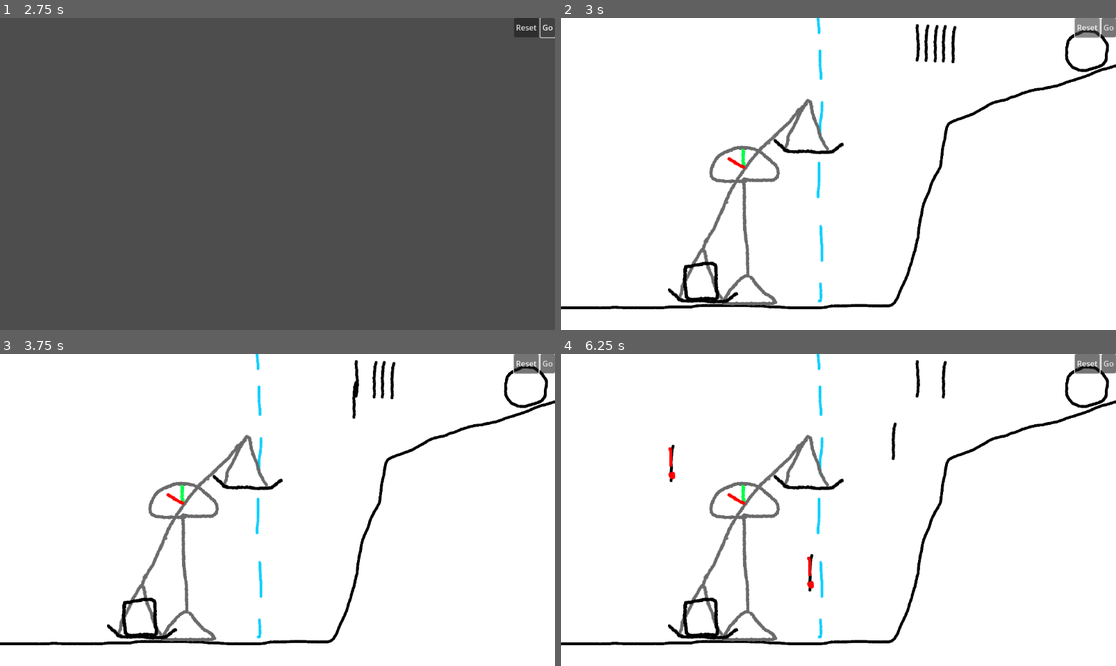
Above: before the commit, frames 1-4 (two rows, left to right).
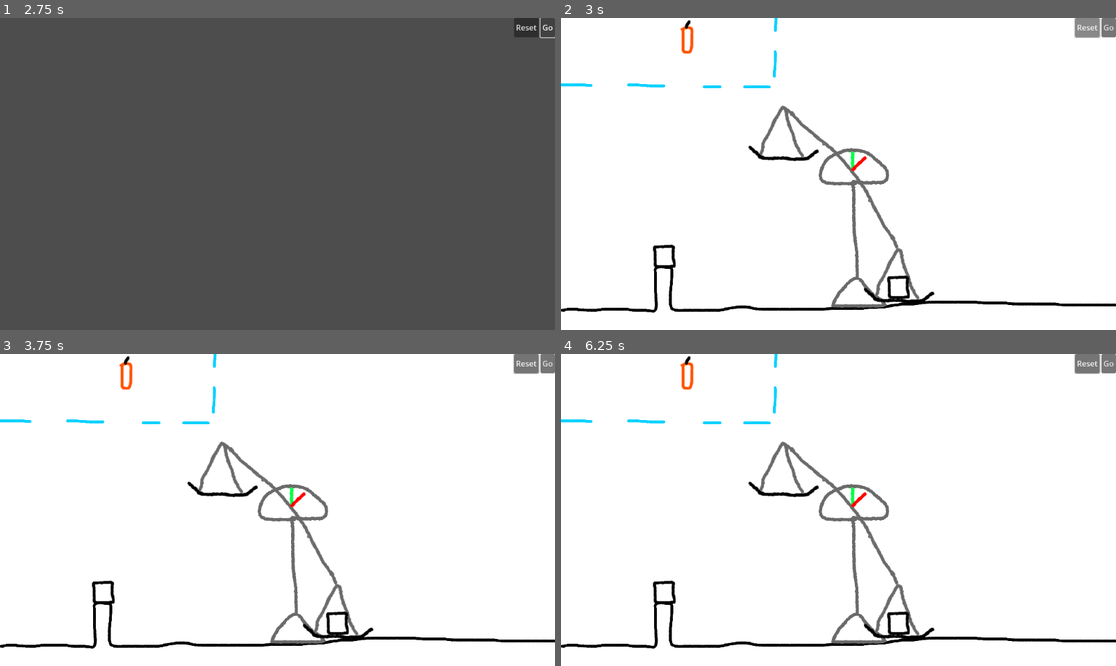
Above: after the commit, the same moments.

Repository: lzxh7/balanced
Game: Godot game, scene res://scenes/main.tscn
Two runs of this game, one before a commit and one after it. Both use one fixed random seed, a clock stepped at 60 frames per second and the inputs below.
Inputs (mouse positions are in pixels of both pictures, inside the frame that each line leads up to):
- Up to frame 1 (2.75 s): click "Go" at 0.5 s; click "Go" at 1.25 s; click "Go" at 2 s
- Up to frame 2 (3 s): click "Reset" at 2.75 s
- Up to frame 3 (3.75 s): drag from (366, 378) to (333, 441) at 3.52 s
- Up to frame 4 (6.25 s): drag from (938, 378) to (810, 572) at 4.27 s; move the mouse to (943, 378) at 5.02 s; hold Right mouse button (rotate) 5.03-5.75 s; click (943, 378) at 5.3 s; drag from (955, 378) to (672, 463) at 5.77 s

Frame 1 is identical in both runs. In frame 2, 7.9% of the frame differs, in the area x 0-100%, y 0-95%; in frame 3, 7.9%; in frame 4, 8.0%.
Error in both runs: Invalid access to property or key 'can_start' on a base object of type 'Nil'. (res://scripts/main.gd:22)

Commit message:
added a dynamite stick and a level introducing it

Diff:
--- /dev/null
+++ b/scenes/explosive.tscn
@@ -0,0 +1,50 @@
+[gd_scene load_steps=9 format=3 uid="uid://bkuxl7voktcvf"]
+
+[ext_resource type="Script" path="res://scripts/explosive.gd" id="1_6kk0j"]
+[ext_resource type="Texture2D" uid="uid://blg77ottyqxnm" path="res://textures/explosion_particle.png" id="2_cxrj8"]
+
+[sub_resource type="CircleShape2D" id="CircleShape2D_osktv"]
+
+[sub_resource type="Gradient" id="Gradient_kjpij"]
+offsets = PackedFloat32Array(0, 0.135802, 0.383784, 0.7, 0.751351, 1)
+colors = PackedColorArray(1, 1, 1, 1, 0.95, 1, 0, 1, 0.979686, 0.406277, 0, 1, 1, 0, 0, 1, 1, 0, 0, 0, 1, 0, 0, 0)
+
+[sub_resource type="GradientTexture1D" id="GradientTexture1D_qbfbb"]
+gradient = SubResource("Gradient_kjpij")
+
+[sub_resource type="Curve" id="Curve_74jyd"]
+max_value = 100.0
+_data = [Vector2(0, 0), 0.0, 19.6328, 0, 0, Vector2(0.339152, 28.4211), 153.493, 153.493, 0, 0, Vector2(0.511222, 89.4737), 41.181, 41.181, 0, 0, Vector2(1, 100), 0.0, 0.0, 0, 0]
+point_count = 4
+
+[sub_resource type="CurveTexture" id="CurveTexture_jep6y"]
+curve = SubResource("Curve_74jyd")
+
+[sub_resource type="ParticleProcessMaterial" id="ParticleProcessMaterial_gd6td"]
+particle_flag_disable_z = true
+spread = 180.0
+gravity = Vector3(0, 98, 0)
+initial_velocity_min = 734.46
+initial_velocity_max = 1000.0
+orbit_velocity_min = 0.0
+orbit_velocity_max = 0.0
+damping_min = 71.226
+damping_max = 77.359
+damping_curve = SubResource("CurveTexture_jep6y")
+angle_max = 720.0
+color_ramp = SubResource("GradientTexture1D_qbfbb")
+
+[node name="Explosive" type="Area2D"]
+script = ExtResource("1_6kk0j")
+
+[node name="CollisionShape2D" type="CollisionShape2D" parent="."]
+shape = SubResource("CircleShape2D_osktv")
+
+[node name="GPUParticles2D" type="GPUParticles2D" parent="."]
+emitting = false
+amount = 96
+process_material = SubResource("ParticleProcessMaterial_gd6td")
+texture = ExtResource("2_cxrj8")
+lifetime = 0.33
+one_shot = true
+explosiveness = 0.75
--- a/scenes/levels/level_6.tscn
+++ b/scenes/levels/level_6.tscn
@@ -24,7 +24,6 @@
 [node name="Stick2" parent="." index="6" instance=ExtResource("2_06ji5")]
 position = Vector2(759, 52)
 rotation = -1.48796
-scale = Vector2(1, 1)
 max_contacts_reported = 5
 contact_monitor = true
 
@@ -38,7 +37,6 @@
 [node name="Stick3" parent="." index="7" instance=ExtResource("2_06ji5")]
 position = Vector2(778, 53)
 rotation = -1.48796
-scale = Vector2(1, 1)
 max_contacts_reported = 5
 contact_monitor = true
 
@@ -52,7 +50,6 @@
 [node name="Stick4" parent="." index="8" instance=ExtResource("2_06ji5")]
 position = Vector2(795, 53)
 rotation = -1.48796
-scale = Vector2(1, 1)
 max_contacts_reported = 5
 contact_monitor = true
 
@@ -66,7 +63,6 @@
 [node name="Stick5" parent="." index="9" instance=ExtResource("2_06ji5")]
 position = Vector2(815, 55)
 rotation = -1.48796
-scale = Vector2(1, 1)
 max_contacts_reported = 5
 contact_monitor = true
 
--- /dev/null
+++ b/scenes/levels/level_7.tscn
@@ -0,0 +1,47 @@
+[gd_scene load_steps=7 format=3 uid="uid://llivulonyhm6"]
+
+[ext_resource type="PackedScene" uid="uid://e6k73407y8gg" path="res://scenes/base_level.tscn" id="1_witsf"]
+[ext_resource type="PackedScene" uid="uid://wvgl1o7alnl" path="res://scenes/physics_objects/dynamite_stick.tscn" id="2_8amit"]
+[ext_resource type="Texture2D" uid="uid://bmr1o0kgs4v1y" path="res://textures/level_7_background.png" id="2_tq8hy"]
+[ext_resource type="PackedScene" uid="uid://bkuxl7voktcvf" path="res://scenes/explosive.tscn" id="3_xucv4"]
+[ext_resource type="Script" path="res://scripts/draggable.gd" id="4_ctx8d"]
+[ext_resource type="PackedScene" uid="uid://bynkebya44ssj" path="res://scenes/physics_objects/small_box.tscn" id="5_a2xe3"]
+
+[node name="Level" instance=ExtResource("1_witsf")]
+
+[node name="Background" parent="." index="0"]
+texture = ExtResource("2_tq8hy")
+
+[node name="CollisionPolygon2D" parent="Ground" index="0"]
+polygon = PackedVector2Array(-4, 645, 193, 648, 198, 557, 228, 557, 228, 634, 234, 645, 332, 646, 368, 639, 388, 640, 417, 644, 545, 643, 671, 640, 710, 634, 742, 631, 770, 629, 863, 627, 881, 632, 927, 631, 941, 633, 1022, 632, 1041, 635, 1158, 634, 1159, 697, -2, 698)
+
+[node name="CollisionPolygon2D" parent="NotDraggableArea" index="0"]
+polygon = PackedVector2Array(-27, 141, 442, 145, 448, -9, 1167, -9, 1172, 680, -41, 683)
+
+[node name="Scale" parent="." index="3"]
+position = Vector2(606, 433)
+
+[node name="Pivot" parent="Scale" index="1"]
+rotation = 0.889725
+
+[node name="Pan1" parent="Scale/Pivot" index="1"]
+rotation = -0.889725
+
+[node name="Pan2" parent="Scale/Pivot" index="2"]
+rotation = -0.889725
+
+[node name="SmallBox2" parent="." index="4" instance=ExtResource("5_a2xe3")]
+position = Vector2(701, 559)
+
+[node name="DynamiteStick" parent="." index="5" instance=ExtResource("2_8amit")]
+position = Vector2(262, 40)
+freeze = true
+
+[node name="Draggable" type="Node" parent="DynamiteStick" index="2" node_paths=PackedStringArray("not_draggable_area")]
+script = ExtResource("4_ctx8d")
+not_draggable_area = NodePath("../../NotDraggableArea")
+
+[node name="Explosive" parent="DynamiteStick" index="3" instance=ExtResource("3_xucv4")]
+
+[node name="SmallBox" parent="." index="6" instance=ExtResource("5_a2xe3")]
+position = Vector2(215, 495)
--- a/scenes/main.tscn
+++ b/scenes/main.tscn
@@ -1,12 +1,12 @@
 [gd_scene load_steps=4 format=3 uid="uid://du8c2bhc3nl8"]
 
 [ext_resource type="Script" path="res://scripts/main.gd" id="1_0cdf3"]
-[ext_resource type="PackedScene" uid="uid://bdi15xaic7ynh" path="res://scenes/levels/level_6.tscn" id="2_3omy2"]
+[ext_resource type="PackedScene" uid="uid://llivulonyhm6" path="res://scenes/levels/level_7.tscn" id="2_asyaj"]
 [ext_resource type="Script" path="res://scripts/ui.gd" id="2_di1ye"]
 
 [node name="Main" type="Node"]
 script = ExtResource("1_0cdf3")
-levels = Array[PackedScene]([ExtResource("2_3omy2")])
+levels = Array[PackedScene]([ExtResource("2_asyaj")])
 
 [node name="UI" type="CanvasLayer" parent="."]
 script = ExtResource("2_di1ye")
--- /dev/null
+++ b/scenes/physics_objects/dynamite_stick.tscn
@@ -0,0 +1,16 @@
+[gd_scene load_steps=3 format=3 uid="uid://wvgl1o7alnl"]
+
+[ext_resource type="Texture2D" uid="uid://bf6nwq1kv2dxc" path="res://textures/dynamite_stick.png" id="1_xvrgd"]
+
+[sub_resource type="CapsuleShape2D" id="CapsuleShape2D_mitd1"]
+height = 52.0
+
+[node name="DynamiteStick" type="RigidBody2D"]
+mass = 0.25
+
+[node name="DynamiteStick" type="Sprite2D" parent="."]
+texture = ExtResource("1_xvrgd")
+
+[node name="CollisionShape2D" type="CollisionShape2D" parent="."]
+position = Vector2(0, 6)
+shape = SubResource("CapsuleShape2D_mitd1")
--- a/scenes/physics_objects/stick.tscn
+++ b/scenes/physics_objects/stick.tscn
@@ -8,6 +8,7 @@
 
 [node name="Stick" type="RigidBody2D"]
 mass = 0.25
+continuous_cd = 2
 freeze = true
 freeze_mode = 1
 
--- a/scripts/draggable.gd
+++ b/scripts/draggable.gd
@@ -21,6 +21,7 @@
 	parent.input_event.connect(_on_input_event)
 
 	parent.input_pickable = true
+	parent.freeze_mode = RigidBody2D.FREEZE_MODE_KINEMATIC
 
 	warning_icon.texture = warning_icon_texture
 	add_child(warning_icon)
--- /dev/null
+++ b/scripts/explosive.gd
@@ -0,0 +1,36 @@
+class_name Explosive
+extends Area2D
+
+@export var acceleration_threshold := 40000.0
+@export var explosiveness := 5000000.0
+@export var explosion_range := 500.0
+
+var _old_velocity := Vector2()
+
+@onready var parent: RigidBody2D = $".."
+@onready var particles: GPUParticles2D = $GPUParticles2D
+
+# Called when the node enters the scene tree for the first time.
+func _ready() -> void:
+	$CollisionShape2D.shape.radius = explosion_range
+
+
+# Called every frame. 'delta' is the elapsed time since the previous frame.
+func _physics_process(delta: float) -> void:
+	if parent.freeze:
+		return
+	var acceleration := parent.linear_velocity.distance_to(_old_velocity) / delta
+
+	if (acceleration > acceleration_threshold):
+		for body in get_overlapping_bodies():
+			if body is RigidBody2D and not body == parent:
+				var global_center_of_mass: Vector2 = body.global_position + body.center_of_mass
+				body.apply_central_impulse(
+						explosiveness /
+						global_position.distance_squared_to(global_center_of_mass) *
+						global_position.direction_to(global_center_of_mass)
+				)
+		particles.reparent($"../..")
+		particles.emitting = true
+		parent.queue_free()
+	_old_velocity = parent.linear_velocity
Binary file added: textures/dynamite_stick.png
Not shown, added: textures/dynamite_stick.png.import
Binary file added: textures/explosion_particle.png
Not shown, added: textures/explosion_particle.png.import
Binary file added: textures/level_7_background.png
Not shown, added: textures/level_7_background.png.import
Not shown, changed: gimp/get_better_art_please.xcf
